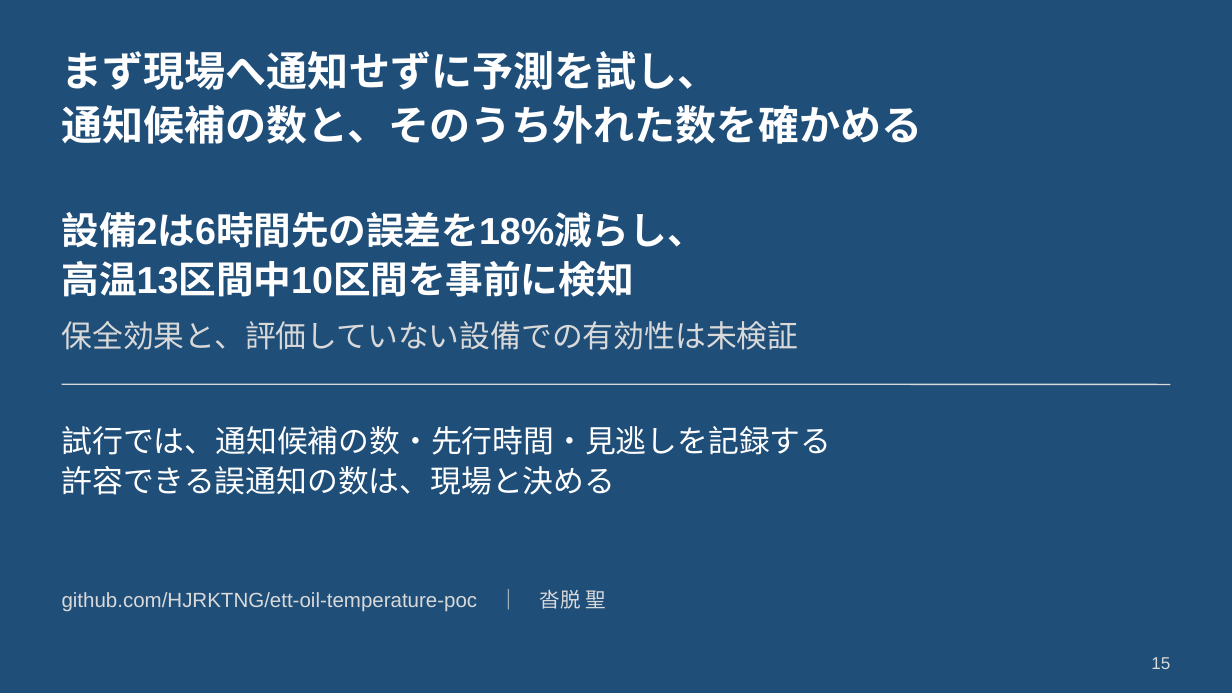
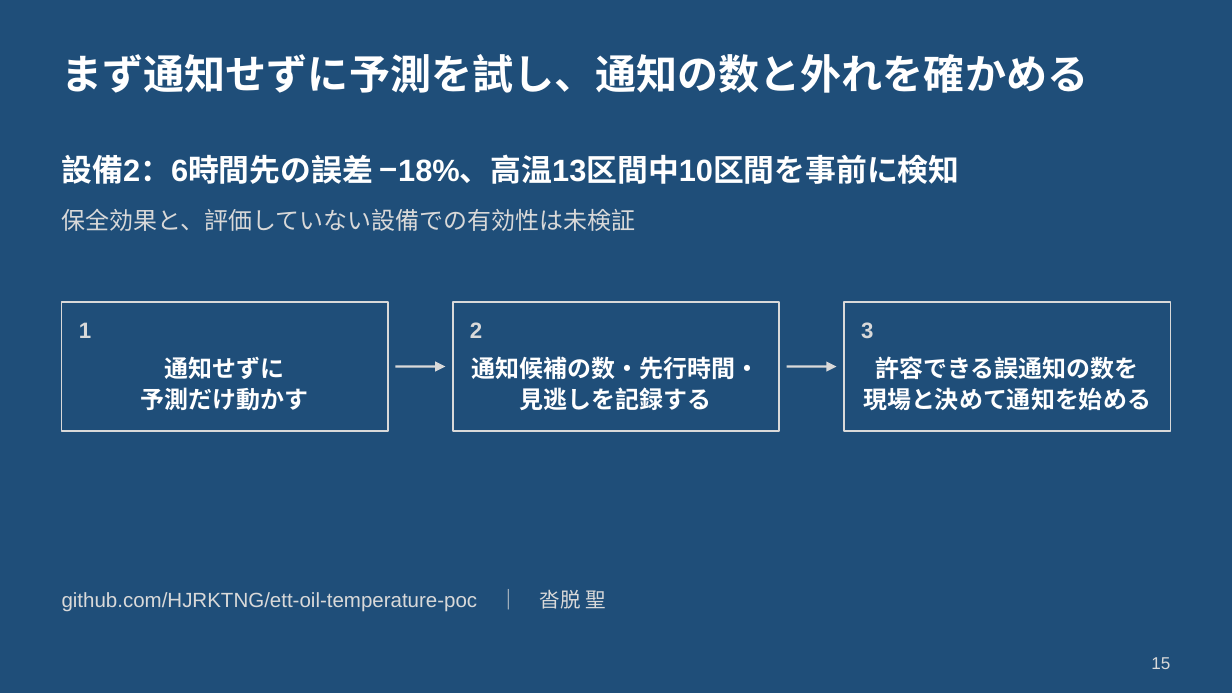
Before and after one commit to HJRKTNG/ett-oil-temperature-poc, a slide deck: slide 15 of reports/slides/ett_oil_temperature_poc.pptx. Drawn at 1232x693 pixels with LibreOffice and Linux fonts; fonts in the diff are those of the drawing. Boxes give left, top, right and bottom in pixels: in the first picture for what was removed or moved away, otherwise in the second. Text is boxed around its words. In the diff, an @@ line names an element or a change of style, - is before the commit and + after.

```diff
--- a/reports/slides/ett_oil_temperature_poc.pptx
+++ b/reports/slides/ett_oil_temperature_poc.pptx
@@ text at (x1=62, y1=54, x2=1089, y2=93): text changed @@
-まず現場へ通知せずに予測を試し、
-通知候補の数と、そのうち外れた数を確かめる
+まず通知せずに予測を試し、通知の数と外れを確かめる
@@ text at (x1=62, y1=154, x2=960, y2=184): text changed; size 22 to 18 pt @@
-設備2は6時間先の誤差を18%減らし、
-高温13区間中10区間を事前に検知
+設備2：6時間先の誤差 −18%、高温13区間中10区間を事前に検知
@@ text "保全効果と、評価していない設備での有効性は未検証" moved from (x1=62, y1=321, x2=799, y2=350) to (x1=62, y1=209, x2=636, y2=231) @@
@@ text "保全効果と、評価していない設備での有効性は未検証" at (x1=62, y1=209, x2=636, y2=231): size 18 to 14 pt @@
@@ rectangle added at (x1=62, y1=302, x2=388, y2=431), fill #1F4E79, outline #D9D9D9 1 pt @@
@@ text added at (x1=79, y1=322, x2=91, y2=338), 13 pt, text #D9D9D9, bold @@
+1
@@ rectangle added at (x1=452, y1=302, x2=779, y2=431), fill #1F4E79, outline #D9D9D9 1 pt @@
@@ text added at (x1=470, y1=322, x2=482, y2=338), 13 pt, text #D9D9D9, bold @@
+2
@@ rectangle added at (x1=844, y1=302, x2=1170, y2=431), fill #1F4E79, outline #D9D9D9 1 pt @@
@@ text added at (x1=861, y1=322, x2=873, y2=339), 13 pt, text #D9D9D9, bold @@
+3
@@ text added at (x1=141, y1=356, x2=309, y2=410), 14 pt, text #FFFFFF, bold @@
+通知せずに
+予測だけ動かす
@@ text "通知候補の数・先行時間・" at (x1=472, y1=356, x2=760, y2=410): vertical alignment top to middle @@
@@ text at (x1=472, y1=356, x2=760, y2=410): text changed; size 18 to 14 pt; bold on @@
-試行では、通知候補の数・先行時間・見逃しを記録する
-許容できる誤通知の数は、現場と決める
+通知候補の数・先行時間・
+見逃しを記録する
@@ text added at (x1=863, y1=356, x2=1151, y2=410), 14 pt, text #FFFFFF, bold @@
+許容できる誤通知の数を
+現場と決めて通知を始める
@@ line removed from (62, 384) to (1170, 384) @@
@@ arrow added from (395, 367) to (446, 367), #D9D9D9 1.25 pt @@
@@ arrow added from (786, 367) to (837, 367), #D9D9D9 1.25 pt @@
```
Also in this commit, not shown: 18 other slides changed, 1 slide added, 1 slide removed, 7 other files.
